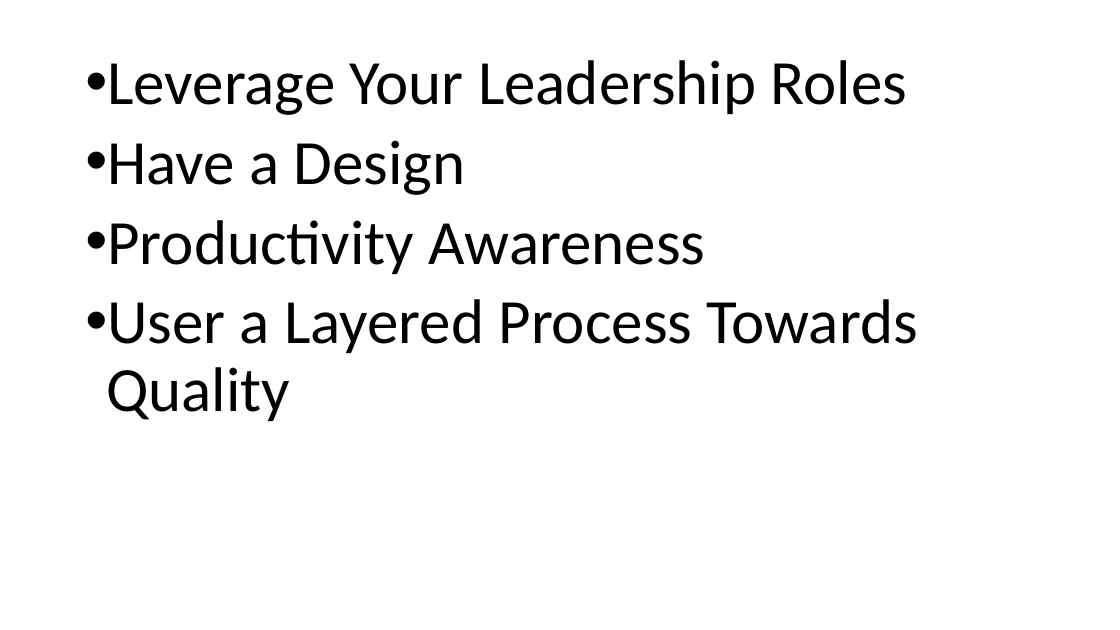
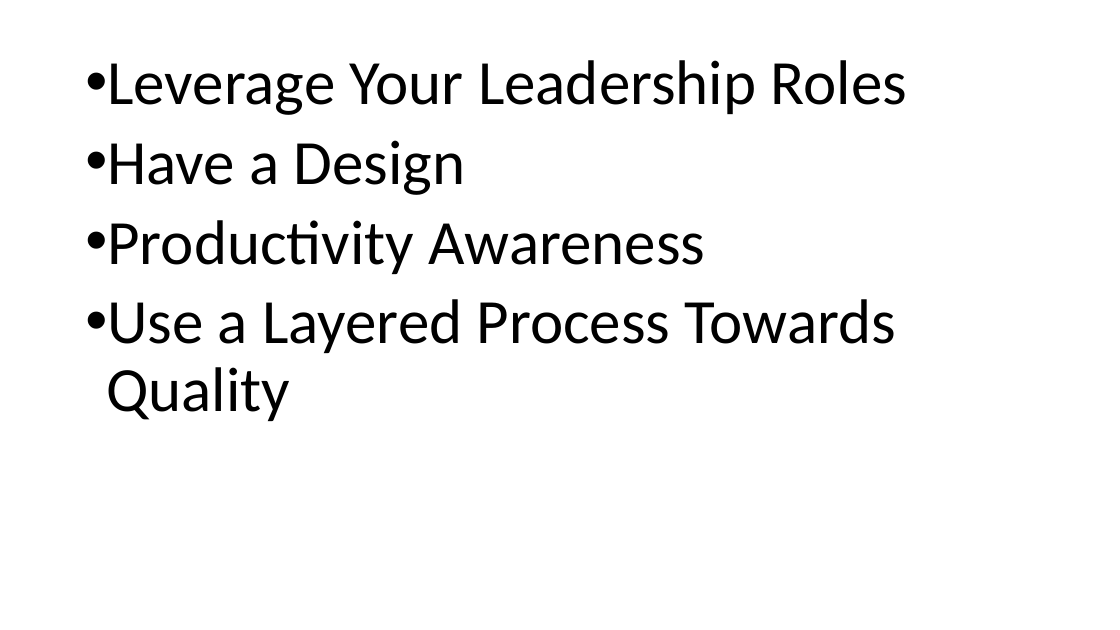
Before and after one commit to chadmichel/Talks, a slide deck: slide 20 of Funability_2016_10_4/Funability.pptx. Drawn at 1120x630 pixels with LibreOffice and Linux fonts; fonts in the diff are those of the drawing; background and template pictures are left out. Boxes give left, top, right and bottom in pixels: in the first picture for what was removed or moved away, otherwise in the second. Text is boxed around its words. In the diff, an @@ line names an element or a change of style, - is before the commit and + after.

Commit message:
updated report

```diff
--- a/Funability_2016_10_4/Funability.pptx
+++ b/Funability_2016_10_4/Funability.pptx
@@ text at <box>106,299,896,421</box>: text changed @@
-• User a Layered Process Towards Quality
+• Use a Layered Process Towards Quality
```
